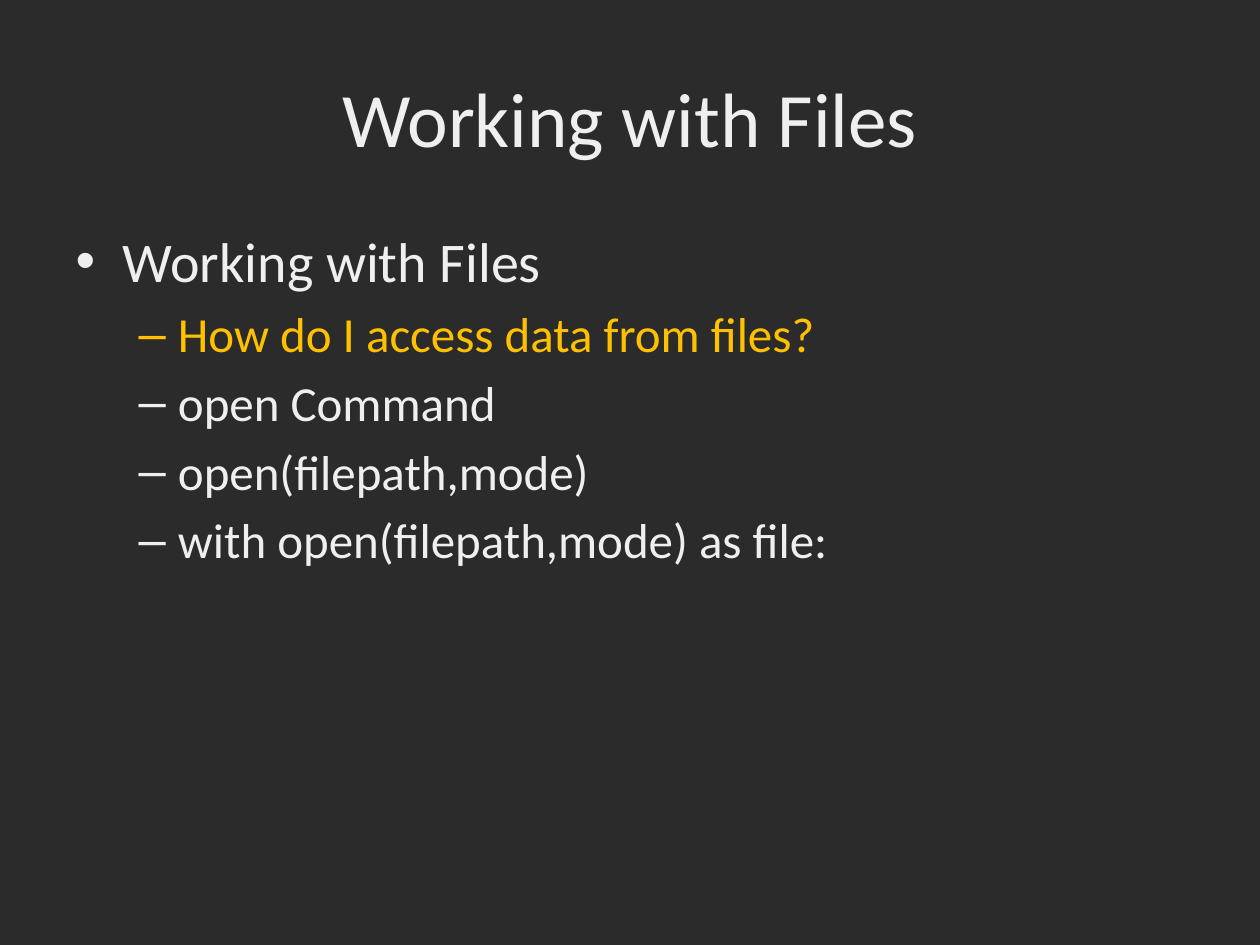
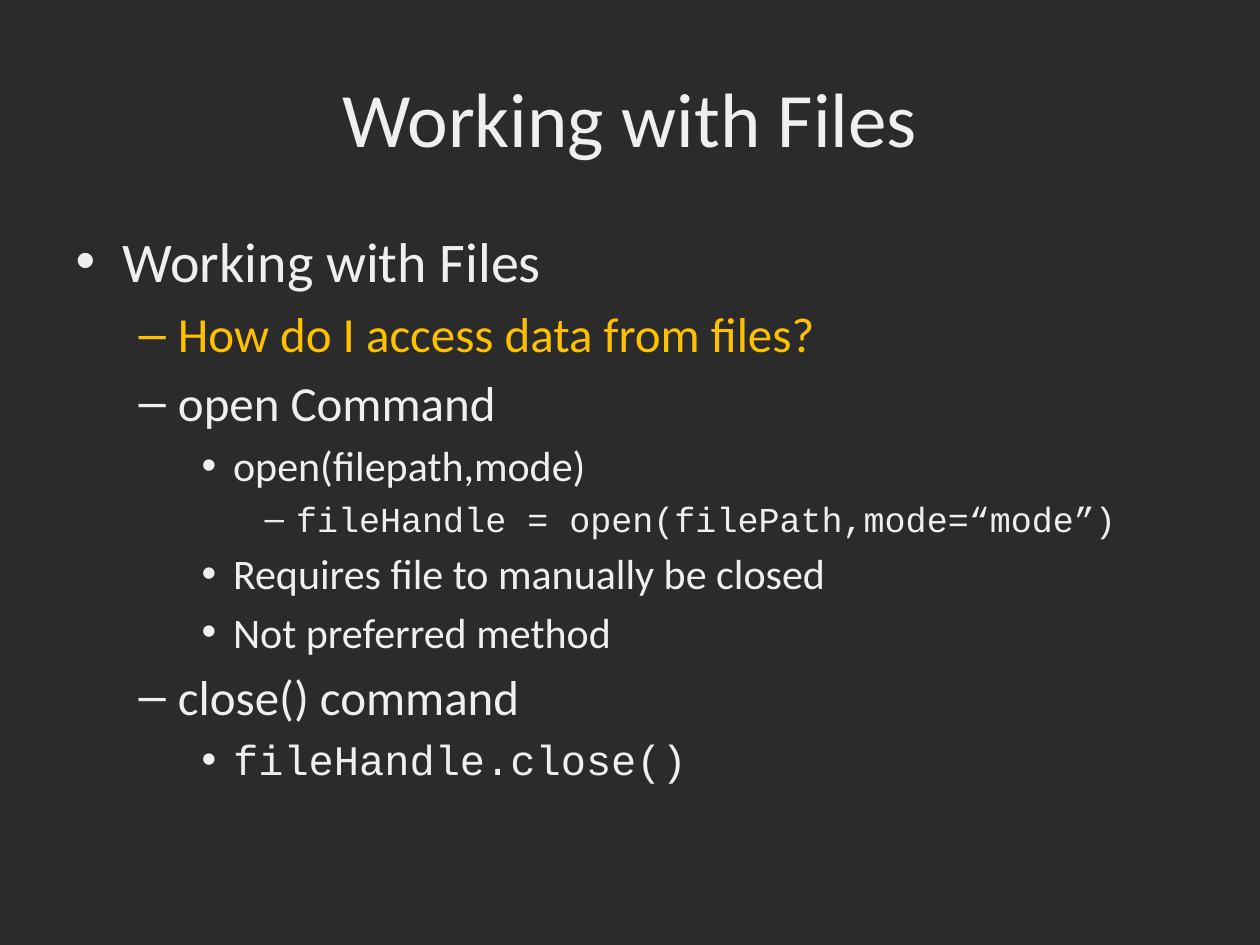
Before and after one commit to dbowmans46/PracticalProgramming, a slide deck: slide 103 of Session 7 - Python/Instructional Material/Python Review and Tutorial.pptx. Drawn at 1260x945 pixels with LibreOffice and Linux fonts; fonts in the diff are those of the drawing; background and template pictures are left out; a plain dark background stands for a picture behind light text. Boxes give left, top, right and bottom in pixels: in the first picture for what was removed or moved away, otherwise in the second. Text is boxed around its words. In the diff, an @@ line names an element or a change of style, - is before the commit and + after.

```diff
--- a/Session 7 - Python/Instructional Material/Python Review and Tutorial.pptx
+++ b/Session 7 - Python/Instructional Material/Python Review and Tutorial.pptx
@@ text at (x1=233, y1=450, x2=585, y2=488): size 28 to 24 pt in "open(filepath,mode)"; bullet – to •; list level 2 to 3 in "open(filepath,mode)" @@
@@ text at (x1=178, y1=507, x2=1116, y2=784): text changed; size 28 to 24 pt @@
-  – with open(filepath,mode) as file:
+      – fileHandle = open(filePath,mode=“mode”)
+    • Requires file to manually be closed
+    • Not preferred method
+  – close() command
+    • fileHandle.close()
```
Also in this commit, not shown: 6 other slides changed, 4 slides added, 1 other file.
